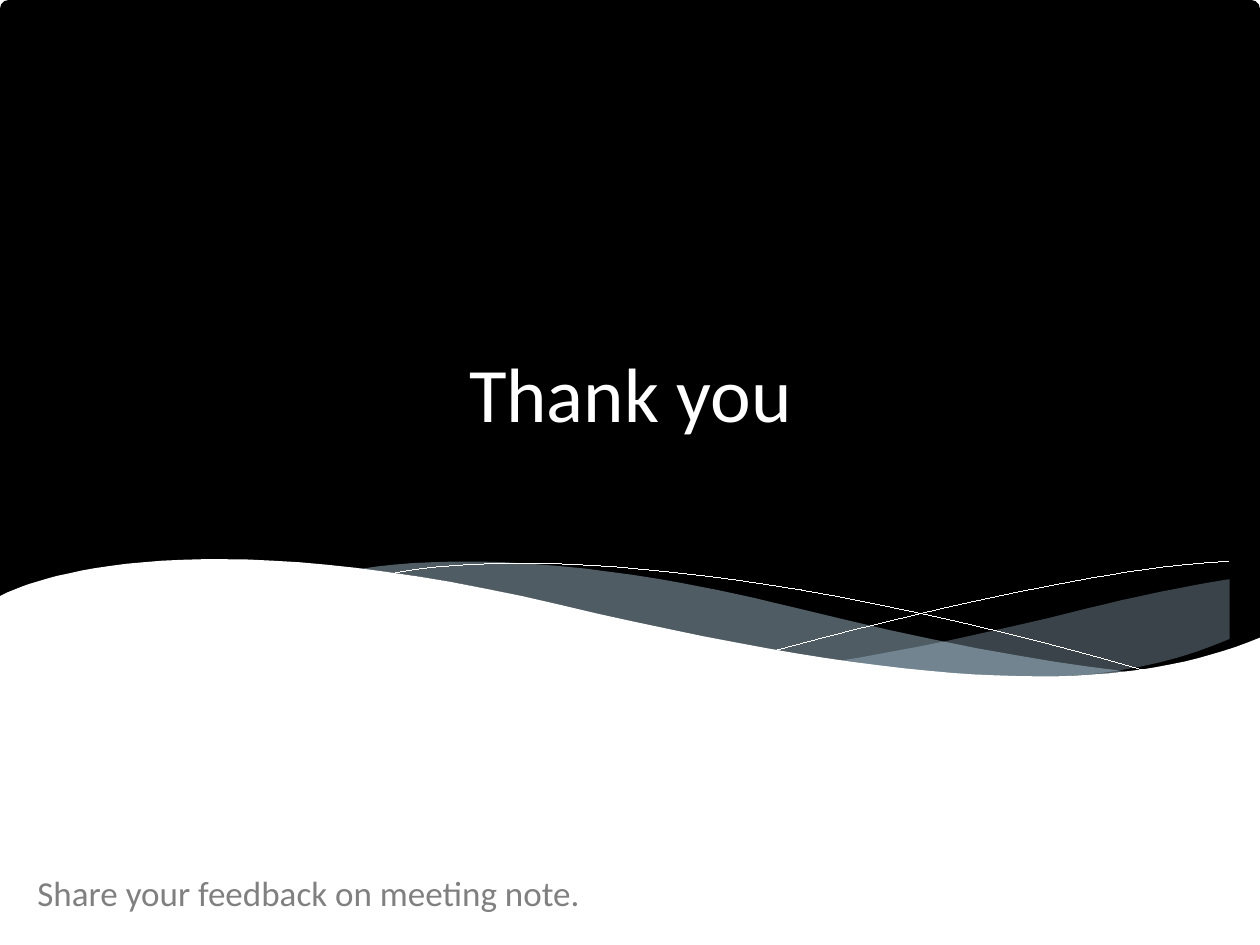
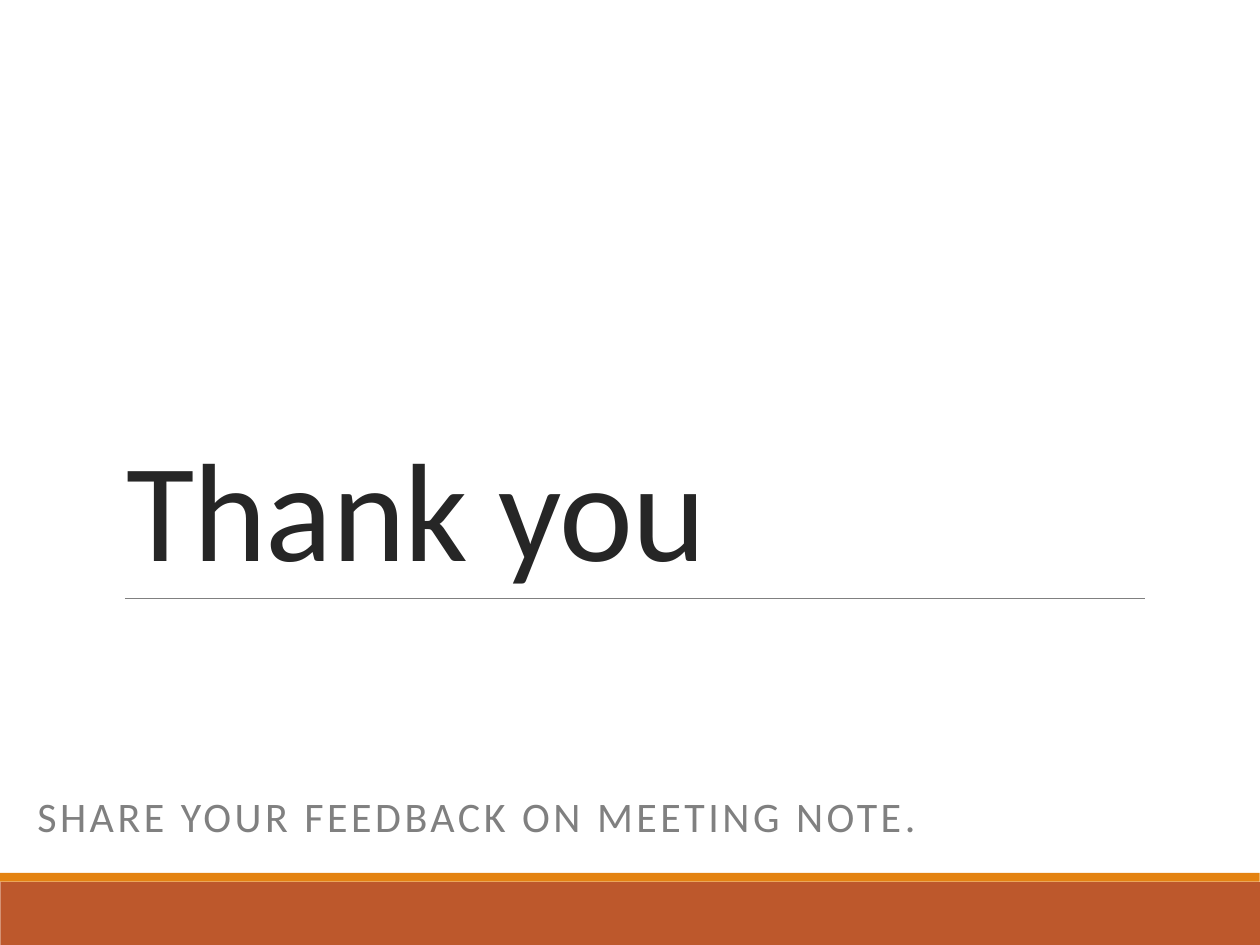
Before and after one commit to jsjodha/DevOpsFullDayTraining, a slide deck: slide 40 of PPTS/3. Package management with Nuget.pptx. Drawn at 1260x945 pixels with LibreOffice and Linux fonts; fonts in the diff are those of the drawing. Boxes give left, top, right and bottom in pixels: in the first picture for what was removed or moved away, otherwise in the second. Text is boxed around its words. In the diff, an @@ line names an element or a change of style, - is before the commit and + after.

Commit message:
updated ppt

```diff
--- a/PPTS/3. Package management with Nuget.pptx
+++ b/PPTS/3. Package management with Nuget.pptx
@@ rounded rectangle removed at [0, 0, 1260, 684] @@
@@ title "Thank you": place and size @@
-title "Thank you" at [469, 368, 792, 435]
+title "Thank you" at [126, 463, 706, 584]
@@ title "Thank you" at [126, 463, 706, 584]: size 44 to 80 pt, text colour #FFFFFF to #262626, letter spacing 0 to -0.5 pt; alignment centre to left; line spacing 1 to 0.85; vertical alignment top to bottom @@
@@ freeform shape removed at [0, 559, 1260, 742] @@
@@ freeform shape removed at [360, 562, 1124, 679] @@
@@ freeform shape removed at [389, 563, 1143, 670] @@
@@ freeform shape removed at [772, 562, 1228, 651] @@
@@ line added from (125, 598) to (1145, 598), #808080 0.5 pt @@
@@ freeform shape removed at [833, 580, 1230, 678] @@
@@ text "SHARE YOUR FEEDBACK ON MEETING ..." at [37, 805, 915, 832]: vertical alignment bottom to top @@
@@ text at [37, 805, 915, 832]: text changed; size 20 to 24 pt @@
-Share your feedback on meeting note.
+SHARE YOUR FEEDBACK ON MEETING NOTE.
@@ rectangle added at [0, 882, 1260, 945], fill #BD582C @@
@@ rectangle added at [0, 873, 1260, 882], fill #E48312 @@
```
Also in this commit, not shown: 39 other slides changed.
